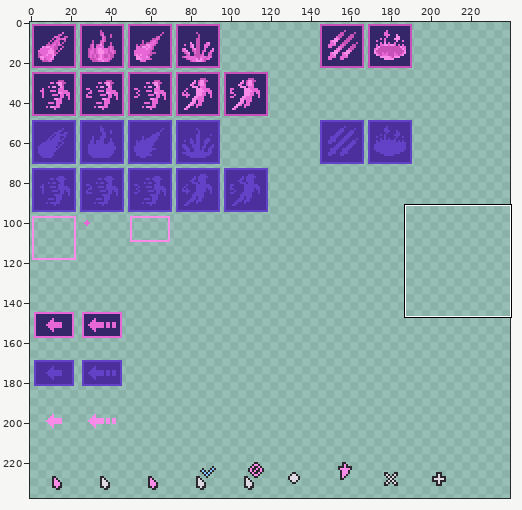
A pixel-art file gets an edit: assets/ui.aseprite. The picture above shows the old version from afar; the outline marks the close-up.
Close-up. As it was:
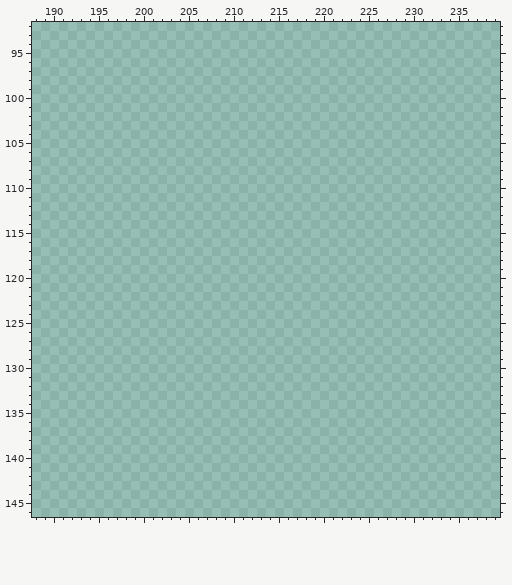
240x240 pixels, 1 frame. Shown: x 188..239, y 92..146. The wide view leaves out empty margins. The commit also changed other parts of the picture, which this record leaves out.
Once edited:
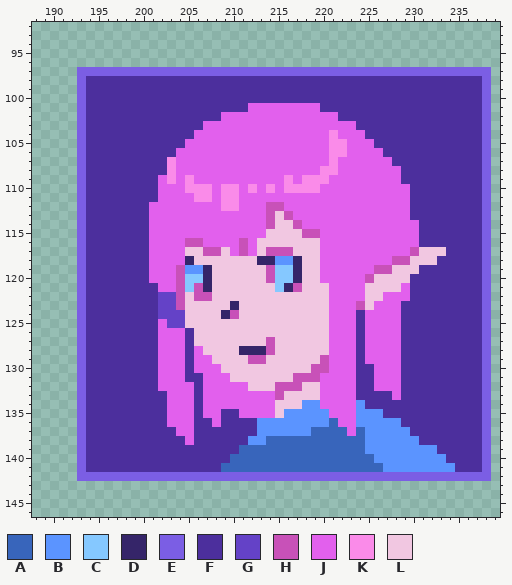
Palette (. is transparent): A #3865bb  B #5b94ff  C #85c8ff  D #352569  E #7b5ee4  F #4c2f9d  G #6442c7  H #c851b8  J #e260ed  K #fa8be9  L #f1c7e1
What changed:
Changed rows in their new state; - is an unchanged pixel.
first column x 193:
 97 EEEEEEEEEEEEEEEEEEEEEEEEEEEEEEEEEEEEEEEEEEEEEE
 98 EFFFFFFFFFFFFFFFFFFFFFFFFFFFFFFFFFFFFFFFFFFFFE
 99 EFFFFFFFFFFFFFFFFFFFFFFFFFFFFFFFFFFFFFFFFFFFFE
100 EFFFFFFFFFFFFFFFFFFFFFFFFFFFFFFFFFFFFFFFFFFFFE
101 EFFFFFFFFFFFFFFFFFFJJJJJJJJFFFFFFFFFFFFFFFFFFE
102 EFFFFFFFFFFFFFFFJJJJJJJJJJJJJFFFFFFFFFFFFFFFFE
103 EFFFFFFFFFFFFFJJJJJJJJJJJJJJJJJFFFFFFFFFFFFFFE
104 EFFFFFFFFFFFFJJJJJJJJJJJJJJJKJJJFFFFFFFFFFFFFE
105 EFFFFFFFFFFFJJJJJJJJJJJJJJJJKKJJJFFFFFFFFFFFFE
106 EFFFFFFFFFFJJJJJJJJJJJJJJJJJKKJJJJFFFFFFFFFFFE
107 EFFFFFFFFFKJJJJJJJJJJJJJJJJJKJJJJJJFFFFFFFFFFE
108 EFFFFFFFFFKJJJJJJJJJJJJJJJJKKJJJJJJJFFFFFFFFFE
109 EFFFFFFFFJKJKJJJJJJJJJJKJKKKJJJJJJJJFFFFFFFFFE
110 EFFFFFFFFJJJKKKJKKJKJKJKKKKJJJJJJJJJJFFFFFFFFE
111 EFFFFFFFFJJJJKKJKKJJJJJJJJJJJJJJJJJJJFFFFFFFFE
112 EFFFFFFFJJJJJJJJKKJJJHHJJJJJJJJJJJJJJFFFFFFFFE
113 EFFFFFFFJJJJJJJJJJJJJHLHJJJJJJJJJJJJJFFFFFFFFE
114 EFFFFFFFJJJJJJJJJJJJJHLLHJJJJJJJJJJJJJFFFFFFFE
115 EFFFFFFFJJJJJJJJJJJJJLLLLHHJJJJJJJJJJJFFFFFFFE
116 EFFFFFFFJJJJHHJJJJHJLLLLLLLJJJJJJJJJJJFFFFFFFE
117 EFFFFFFFJJJJLLHHLJHJLHHHLLLJJJJJJJJJJHLLLFFFFE
118 EFFFFFFFJJJJDLLLLLLLDDBBDLLJJJJJJJJHHLLLFFFFFE
119 EFFFFFFFJJJHBBDLLLLLLHCCDLLJJJJJJHHLLLFFFFFFFE
120 EFFFFFFFJJJHCCDLLLLLLHCCDLLJJJJJHLLLLFFFFFFFFE
121 EFFFFFFFFJJHCHDLLLLLLLCDHLLLJJJJLLLLJFFFFFFFFE
122 EFFFFFFFFGGHLHHLLLLLLLLLLLLLJJJJLLJJJFFFFFFFFE
123 EFFFFFFFFGGHLLLLLDLLLLLLLLLLJJJHLJJJFFFFFFFFFE
124 EFFFFFFFFGGGLLLLDHLLLLLLLLLLJJJFJJJJFFFFFFFFFE
125 EFFFFFFFFJGGLLLLLLLLLLLLLLLLJJJFJJJJFFFFFFFFFE
126 EFFFFFFFFJJJFLLLLLLLLLLLLLLLJJJFJJJJFFFFFFFFFE
127 EFFFFFFFFJJJFLLLLLLLLHLLLLLLJJJFJJJJFFFFFFFFFE
128 EFFFFFFFFJJJFJLLLLDDDHLLLLLLJJJFJJJJFFFFFFFFFE
129 EFFFFFFFFJJJFJJLLLLHHLLLLLLHJJJFJJJJFFFFFFFFFE
130 EFFFFFFFFJJJFJJJLLLLLLLLLLHHJJJFFJJJFFFFFFFFFE
131 EFFFFFFFFJJJFFJJJLLLLLLLHHHJJJJFFJJJFFFFFFFFFE
132 EFFFFFFFFJJJJFJJJJJLLLHHHLLJJJJFFJJJFFFFFFFFFE
133 EFFFFFFFFFJJJFJJJJJJJJHLLLLJJJJFFFFJFFFFFFFFFE
134 EFFFFFFFFFJJJFJJJJJJJJLLLBBJJJJBFFFFFFFFFFFFFE
135 EFFFFFFFFFJJJFJJFFJJJJLBBBBBJJJBBBFFFFFFFFFFFE
136 EFFFFFFFFFJJJFFJFFFFBBBBBBBBAJJBBBBBFFFFFFFFFE
137 EFFFFFFFFFFJJFFFFFFFBBBBBBAAAAJABBBBBFFFFFFFFE
138 EFFFFFFFFFFFJFFFFFFBBAAAAAAAAAAABBBBBBFFFFFFFE
139 EFFFFFFFFFFFFFFFFFAAAAAAAAAAAAAABBBBBBBBFFFFFE
140 EFFFFFFFFFFFFFFFFAAAAAAAAAAAAAAAABBBBBBBBFFFFE
141 EFFFFFFFFFFFFFFFAAAAAAAAAAAAAAAAAABBBBBBBBFFFE
142 EEEEEEEEEEEEEEEEEEEEEEEEEEEEEEEEEEEEEEEEEEEEEE
